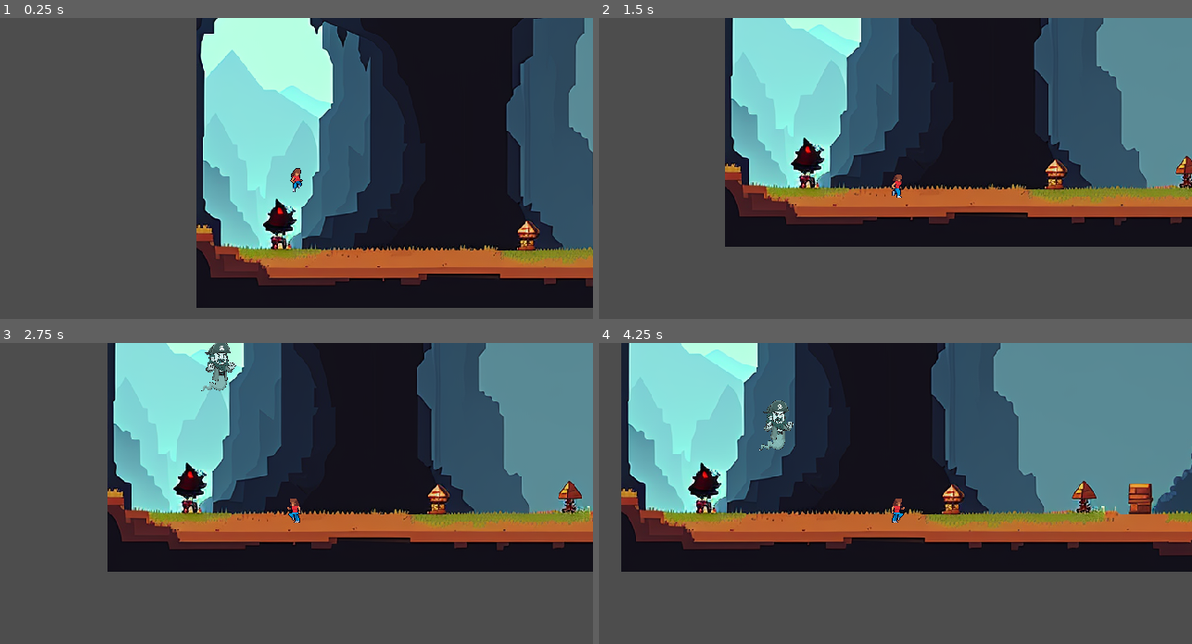
Above: before the commit, frames 1-4 (two rows, left to right).
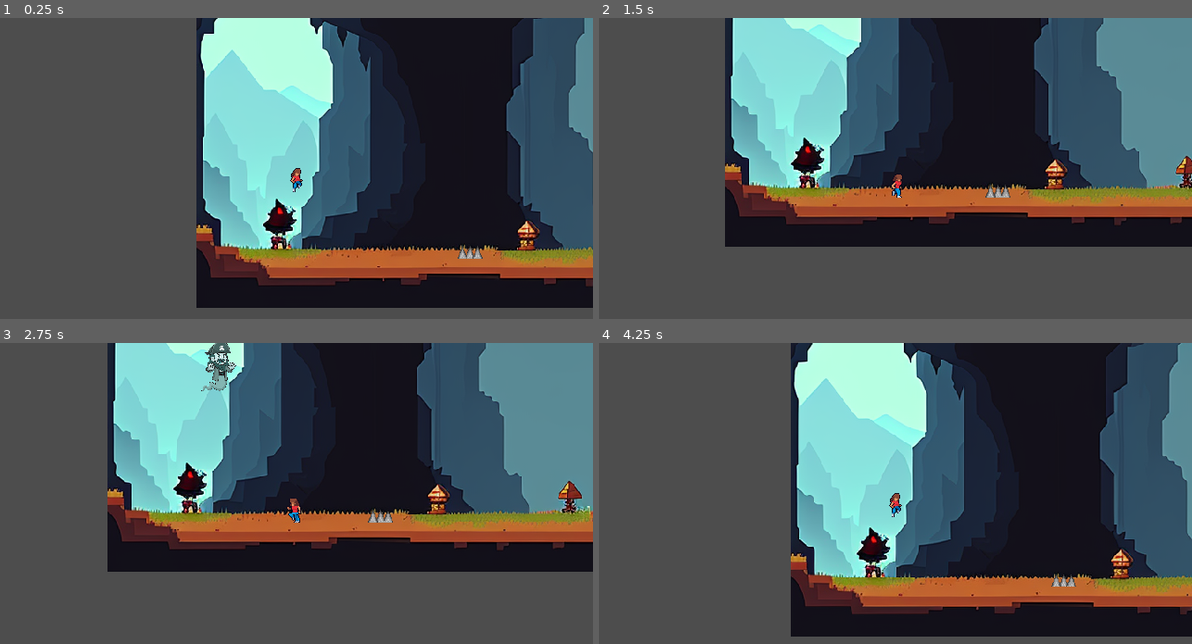
Above: after the commit, the same moments.

Repository: Willsu00/Whale-Runner
Game: Godot game, scene res://World/world.tscn
Two runs of this game, one before a commit and one after it. Both use one fixed random seed, a clock stepped at 60 frames per second and the inputs below.
Inputs:
- Up to frame 1 (0.25 s): no input
- Up to frame 2 (1.5 s): hold Right (ui_right) from 0.53 s (still down); tap Up (ui_up) at 0.77 s
- Up to frame 3 (2.75 s): tap Up (ui_up) at 1.52 s; release Right (ui_right) at 2.03 s; hold Left (ui_left) from 2.03 s (still down)
- Up to frame 4 (4.25 s): release Left (ui_left) at 2.78 s; hold Right (ui_right) from 2.78 s (still down); tap Up (ui_up) at 3.02, 3.77 s

The runs differ from the first frame. In frame 1, 0.1% of the frame differs, in the area x 77-82%, y 75-80%; in frame 2, 0.1%; in frame 3, 0.1%; in frame 4, 80%, in the area x 3-100%, y 0-98%.

Commit message:
added spikes

Diff:
--- a/Enemy/enemy.tscn
+++ b/Enemy/enemy.tscn
@@ -8,6 +8,7 @@
 height = 910.251
 
 [node name="CharacterBody2D" type="CharacterBody2D"]
+collision_layer = 2
 script = ExtResource("1_hm2vx")
 
 [node name="PirateGhostPlaceholder" type="Sprite2D" parent="."]
--- /dev/null
+++ b/Obstacles/Spikes.gd
@@ -0,0 +1,14 @@
+extends Area2D
+
+
+# Called when the node enters the scene tree for the first time.
+func _ready():
+	pass # Replace with function body.
+
+
+# Called every frame. 'delta' is the elapsed time since the previous frame.
+
+
+func _on_body_entered(body):
+	if body.has_method("death"):
+		body.death()
--- /dev/null
+++ b/Obstacles/Spikes.tscn
@@ -0,0 +1,18 @@
+[gd_scene load_steps=3 format=3 uid="uid://dppem3dtswtka"]
+
+[ext_resource type="Script" path="res://Obstacles/Spikes.gd" id="1_a0yli"]
+[ext_resource type="Texture2D" uid="uid://bw61f6ub25287" path="res://Assets/Obstacles/spikes.png" id="2_60upc"]
+
+[node name="Spikes" type="Area2D"]
+collision_layer = 4
+script = ExtResource("1_a0yli")
+
+[node name="Spikes" type="Sprite2D" parent="."]
+position = Vector2(0, -3)
+scale = Vector2(0.052057, 0.052057)
+texture = ExtResource("2_60upc")
+
+[node name="CollisionPolygon2D" type="CollisionPolygon2D" parent="."]
+polygon = PackedVector2Array(-14, 0, -9, -15, 10, -15, 15, 0)
+
+[connection signal="body_entered" from="." to="." method="_on_body_entered"]
--- a/Player/player.gd
+++ b/Player/player.gd
@@ -57,3 +57,7 @@
 		animation_player.play("idle")
 	if not is_on_floor():
 		animation_player.play("jump")
+
+func death():
+	queue_free()
+	get_tree().change_scene_to_file("res://World/world.tscn")
--- a/Player/player.tscn
+++ b/Player/player.tscn
@@ -179,6 +179,7 @@
 }
 
 [node name="Player" type="CharacterBody2D"]
+collision_mask = 7
 floor_snap_length = 2.0
 script = ExtResource("1_hdvfq")
 
--- a/World/world.tscn
+++ b/World/world.tscn
@@ -1,9 +1,10 @@
-[gd_scene load_steps=5 format=3 uid="uid://dwja83qbqmlmu"]
+[gd_scene load_steps=6 format=3 uid="uid://dwja83qbqmlmu"]
 
 [ext_resource type="PackedScene" uid="uid://csqg01ohr7obm" path="res://Player/player.tscn" id="1_3xrdv"]
 [ext_resource type="Texture2D" uid="uid://bftipfj5yfby" path="res://Assets/World/background1.jpg" id="2_4tgdq"]
 [ext_resource type="Texture2D" uid="uid://chpo8l8ijm08n" path="res://Assets/World/background2.png" id="3_sv3uy"]
 [ext_resource type="PackedScene" uid="uid://yofw4rsuhleu" path="res://Enemy/enemy.tscn" id="4_30u2g"]
+[ext_resource type="PackedScene" uid="uid://dppem3dtswtka" path="res://Obstacles/Spikes.tscn" id="5_kjqye"]
 
 [node name="World" type="Node2D"]
 
@@ -28,3 +29,6 @@
 [node name="CharacterBody2D" parent="." instance=ExtResource("4_30u2g")]
 position = Vector2(88, -128)
 motion_mode = 1
+
+[node name="Spikes" parent="." instance=ExtResource("5_kjqye")]
+position = Vector2(343, 200)
--- a/project.godot
+++ b/project.godot
@@ -27,6 +27,12 @@
 window/size/window_height_override=720
 window/stretch/mode="canvas_items"
 
+[layer_names]
+
+2d_physics/layer_1="Player"
+2d_physics/layer_2="Enemy"
+2d_physics/layer_3="Obstacles"
+
 [rendering]
 
 textures/canvas_textures/default_texture_filter=0
Binary file added: Assets/Obstacles/spikes.png
Not shown, added: Assets/Obstacles/spikes.png.import
